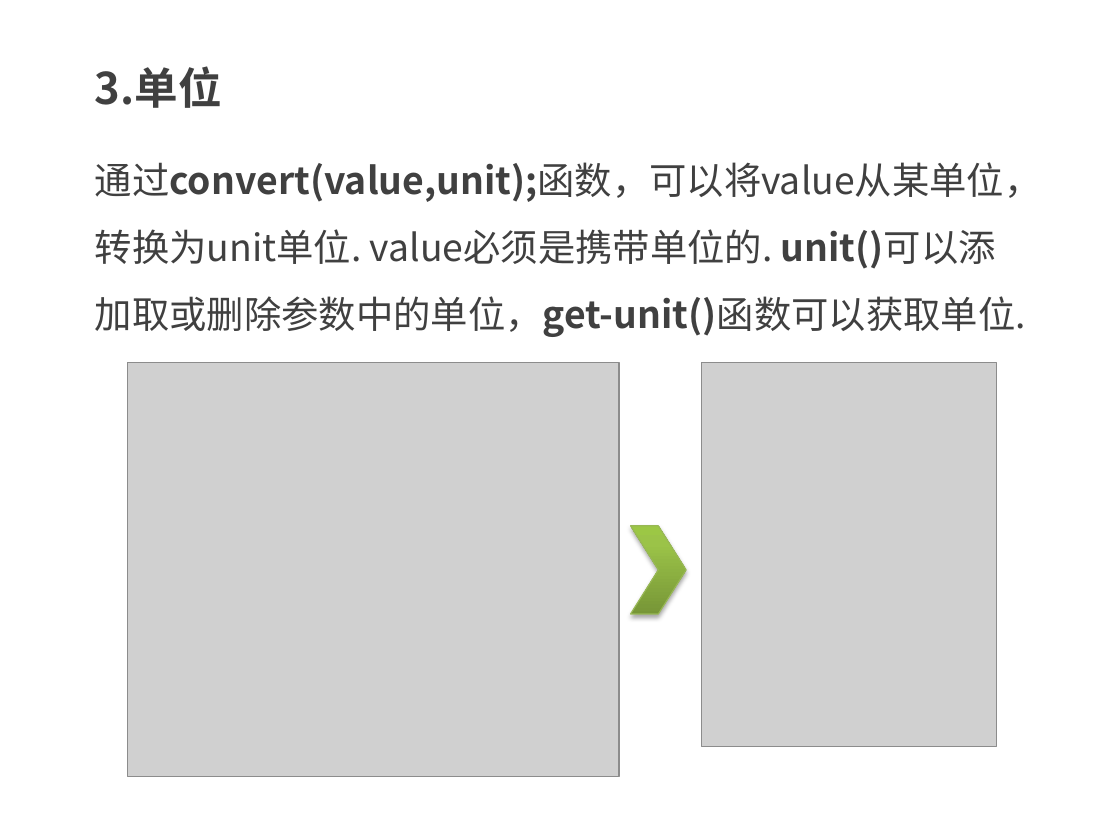
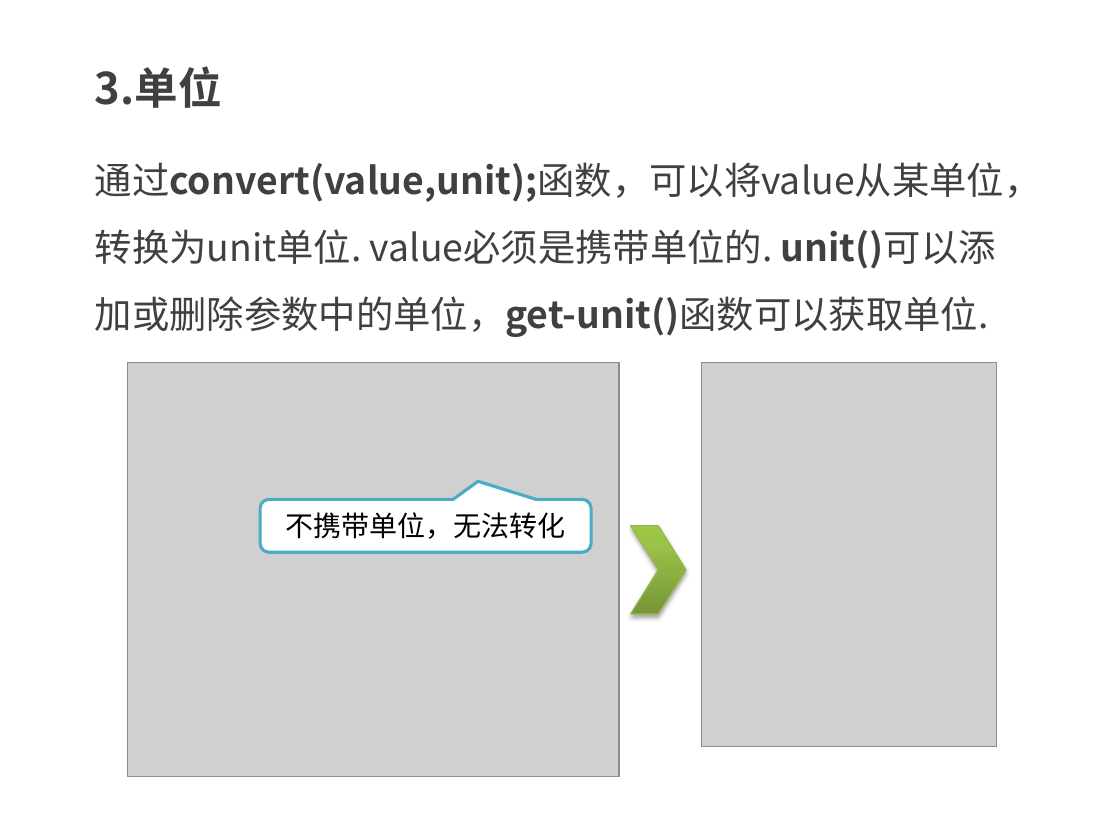
Before and after one commit to kong66/less-class, a slide deck: slide 4 of less-7-函数1.pptx. Drawn at 1120x840 pixels with LibreOffice and Linux fonts; fonts in the diff are those of the drawing; grey boxes stand for pictures. Boxes give left, top, right and bottom in pixels: in the first picture for what was removed or moved away, otherwise in the second. Text is boxed around its words. In the diff, an @@ line names an element or a change of style, - is before the commit and + after.

```diff
--- a/less-7-函数1.pptx
+++ b/less-7-函数1.pptx
@@ text at box(95, 162, 1042, 337): text changed @@
-通过convert(value,unit);函数，可以将value从某单位，转换为unit单位. value必须是携带单位的. unit()可以添加取或删除参数中的单位，get-unit()函数可以获取单位.
+通过convert(value,unit);函数，可以将value从某单位，转换为unit单位. value必须是携带单位的. unit()可以添加或删除参数中的单位，get-unit()函数可以获取单位.
@@ rounded speech box added at box(260, 500, 591, 552), fill #FFFFFF, outline #4BACC6 2 pt, 18 pt, text #000000 @@
+不携带单位，无法转化
```
Also in this commit, not shown: 5 other slides changed, 8 other files.
